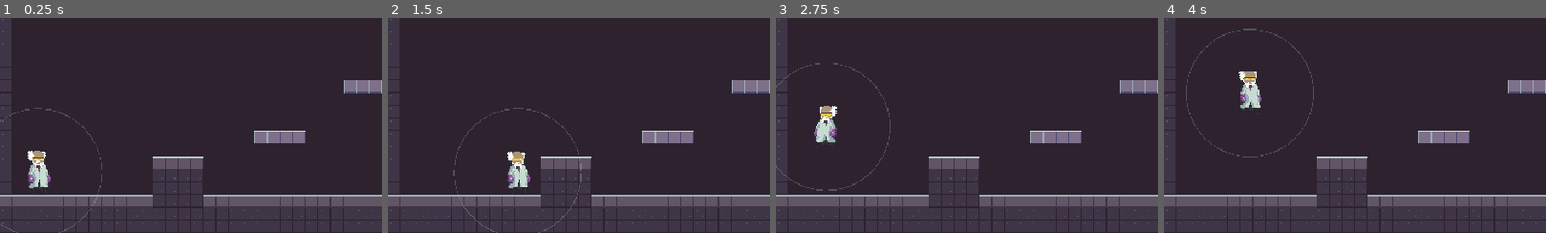
Above: before the commit, frames 1-4 (left to right).
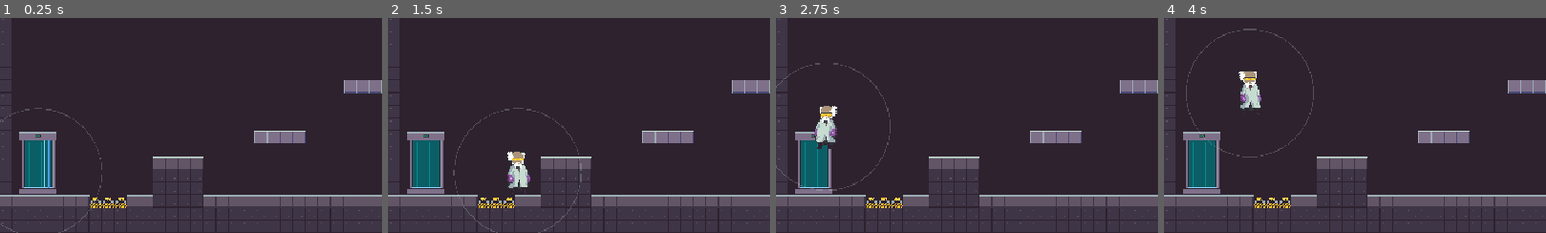
Above: after the commit, the same moments.

Repository: Nidrakon/game-off-2026
Game: Godot game, scene res://scenes/test/test_level.tscn
Same seed, same stepped clock (60 frames per second), same inputs: the game is played once before the commit and once after it.
Inputs (mouse positions are % of the whole screen's width and height, from its top left):
- Up to frame 1 (0.25 s): no input
- Up to frame 2 (1.5 s): move the mouse to (72, 45) at 0.52 s; hold D (move_right) 0.53-1.25 s; hold Space (jump) 0.53-1.25 s; click (72, 45) at 0.67 s; drag from (30, 55) to (45, 70) at 1.27 s
- Up to frame 3 (2.75 s): move the mouse to (60, 28) at 2.02 s; hold A (move_left) from 2.03 s (still down); hold Space (jump) from 2.03 s (still down)
- Up to frame 4 (4 s): release A (move_left) at 2.75 s; release Space (jump) at 2.75 s; drag from (45, 70) to (20, 35) at 2.77 s; move the mouse to (80, 65) at 3.52 s; hold D (move_right) from 3.53 s (still down); hold Space (jump) from 3.53 s (still down)
The pictures show only the part of the screen within x 0-50%, y 50-100%; the shares and areas given below are measured in that part.

The runs differ from the first frame. In frame 1, 3.0% of the frame differs, in the area x 5-34%, y 52-89%; in frame 2, 3.0%; in frame 3, 2.7%; in frame 4, 3.0%.

Commit message:
Step 7: Death, clone station and electric floor hazard (v0.13)
Co-Authored-By: Claude Opus 5.5 <noreply@anthropic.com>

Diff:
--- /dev/null
+++ b/scenes/objects/clone_station.tscn
@@ -0,0 +1,12 @@
+[gd_scene load_steps=3 format=3]
+
+[ext_resource type="Script" path="res://scripts/objects/clone_station.gd" id="1_script"]
+[ext_resource type="Texture2D" path="res://graphics/sprites/objects/object_clone_station_placeholder.png" id="2_texture"]
+
+[node name="CloneStation" type="Node2D"]
+script = ExtResource("1_script")
+
+[node name="Sprite" type="Sprite2D" parent="."]
+show_behind_parent = true
+texture = ExtResource("2_texture")
+offset = Vector2(0, -40)
--- /dev/null
+++ b/scenes/objects/electric_floor.tscn
@@ -0,0 +1,9 @@
+[gd_scene load_steps=2 format=3]
+
+[ext_resource type="Script" path="res://scripts/objects/electric_floor.gd" id="1_script"]
+
+[node name="ElectricFloor" type="Area2D"]
+collision_layer = 0
+collision_mask = 2
+monitorable = false
+script = ExtResource("1_script")
--- a/scenes/test/test_level.tscn
+++ b/scenes/test/test_level.tscn
@@ -6,16 +6,21 @@
 [ext_resource type="PackedScene" path="res://scenes/objects/light_barrier.tscn" id="3_mr7is"]
 [ext_resource type="PackedScene" path="res://scenes/objects/flying_platform.tscn" id="4_rk3gu"]
 [ext_resource type="PackedScene" path="res://scenes/ui/time_stage_indicator.tscn" id="8_indic"]
+[ext_resource type="PackedScene" path="res://scenes/objects/clone_station.tscn" id="10_clone"]
+[ext_resource type="PackedScene" path="res://scenes/objects/electric_floor.tscn" id="11_elec"]
 [ext_resource type="PackedScene" path="res://scenes/ui/time_shifter_panel.tscn" id="9_panel"]
 
 [node name="TestLevel" type="Node2D" unique_id=442466204]
 
 [node name="Ground" type="TileMapLayer" parent="." unique_id=1155629282]
-tile_map_data = PackedByteArray("AAAAAB8AAAAAAAAAAAAAACAAAAA …(274 unchanged characters)… AAAAAAGACAAAAABAAAAAAAGACEAAAABAAAAAAAHAB8AAAAAAAAAAAAHACAAAAABAAAAAAAHACEAAAABAAAAAAAIAB8AAAAAAAAAAAAIACAAAAABAAAAAAAIACEAAAABAAAAAAAJAB8AAAAAAAAAAAAJACAAAAABAAAAAAAJACEAAAABAAAAAAAK …(4866 unchanged characters)…
+tile_map_data = PackedByteArray("AAAAAB8AAAAAAAAAAAAAACAAAAA …(274 unchanged characters)… AAAAAAGACAAAAABAAAAAAAGACEAAAABAAAAAAAHACAAAAABAAAAAAAHACEAAAABAAAAAAAIACAAAAABAAAAAAAIACEAAAABAAAAAAAJACAAAAABAAAAAAAJACEAAAABAAAAAAAK …(4866 unchanged characters)…
 tile_set = ExtResource("1_euepx")
 
-[node name="PlayerSpawn" type="Marker2D" parent="." unique_id=493022571]
+[node name="CloneStation" parent="." instance=ExtResource("10_clone")]
 position = Vector2(48, 496)
+
+[node name="ElectricFloor" parent="." instance=ExtResource("11_elec")]
+position = Vector2(112, 496)
 
 [node name="FlyingPlatformHorizontal" parent="." unique_id=874822513 instance=ExtResource("4_rk3gu")]
 position = Vector2(720, 416)
--- a/scripts/camera/level_camera.gd
+++ b/scripts/camera/level_camera.gd
@@ -11,3 +11,11 @@
 func _physics_process(_delta: float) -> void:
 	if target:
 		global_position = target.global_position + offset_to_target
+
+
+## Kamera sofort aufs Ziel setzen, ohne weich hinzugleiten (z. B. beim
+## Levelstart an der Klonstation).
+func snap_to_target() -> void:
+	if target:
+		global_position = target.global_position + offset_to_target
+		reset_smoothing()
--- /dev/null
+++ b/scripts/objects/clone_station.gd
@@ -0,0 +1,58 @@
+extends Node2D
+## Klonstation (Doku 2.6): Checkpoint am Anfang jedes Levels. Beim Levelstart
+## erscheint der Professor hier mit einem kurzen Strahl. Stirbt er, wird nach
+## kurzer Wartezeit das Level neu geladen und er erscheint wieder hier.
+## Der Node liegt am Boden in der Mitte der Station (dort stehen die Fuesse).
+
+## Dauer des Erscheinens; so lange kann der Professor sich nicht bewegen (Sekunden).
+@export var spawn_time := 0.5
+## Wartezeit zwischen Tod und Neustart des Levels (Sekunden).
+@export var restart_delay := 0.7
+
+## Farben des Klon-Strahls (Palette).
+const BEAM_COLORS := [Color("8fd3ff"), Color("ffffff"), Color("4d9be6")]
+## Innenraum der Station relativ zum Node (fuer den Strahl).
+const BEAM_RECT := Rect2(-17, -68, 34, 60)
+
+var _beam_left := 0.0
+
+
+func _ready() -> void:
+	# Erst nach dem Aufbau des ganzen Levels, damit der Professor sicher da ist.
+	_spawn_professor.call_deferred()
+
+
+func _spawn_professor() -> void:
+	var professor := get_tree().get_first_node_in_group("player") as Node2D
+	if professor == null:
+		push_warning("Klonstation: kein Professor (Gruppe 'player') im Level.")
+		return
+	professor.global_position = global_position
+	professor.play_spawn(spawn_time)
+	professor.died.connect(_on_professor_died)
+	_beam_left = spawn_time
+	# Kamera sofort auf den Professor setzen statt hinzugleiten.
+	var camera := get_viewport().get_camera_2d()
+	if camera and camera.has_method("snap_to_target"):
+		camera.snap_to_target()
+
+
+func _process(delta: float) -> void:
+	if _beam_left > 0.0:
+		_beam_left -= delta
+		queue_redraw()
+
+
+func _on_professor_died() -> void:
+	await get_tree().create_timer(restart_delay).timeout
+	get_tree().reload_current_scene()
+
+
+func _draw() -> void:
+	if _beam_left <= 0.0:
+		return
+	# Klon-Strahl: flackernde senkrechte Linien im Innenraum.
+	for x in range(int(BEAM_RECT.position.x), int(BEAM_RECT.end.x), 3):
+		if randf() < 0.6:
+			var color: Color = BEAM_COLORS[randi() % BEAM_COLORS.size()]
+			draw_line(Vector2(x, BEAM_RECT.position.y), Vector2(x, BEAM_RECT.end.y), color, 1.0)
--- /dev/null
+++ b/scripts/objects/electric_floor.gd
@@ -0,0 +1,56 @@
+@tool
+extends Hazard
+## Starkstrom-Bodenplatte: Reihe aus Platten mit knisternden Funken. Wer sie
+## beruehrt, stirbt. Wird anstelle von Boden-Tiles eingesetzt (Lueckenbreite
+## = width_tiles). Der Node liegt an der linken oberen Ecke der ersten Platte.
+## Im Editor sofort in der richtigen Breite sichtbar (@tool).
+
+const TEXTURE := preload("res://graphics/sprites/objects/object_electric_floor_placeholder.png")
+const TILE := 16
+## Wechsel zwischen den zwei Funken-Bildern (Sekunden).
+const FRAME_TIME := 0.08
+## Toedlicher Bereich: ab dieser Hoehe innerhalb der Platte (Pixel von oben).
+const DEADLY_TOP := 6
+
+## Breite in Tiles.
+@export_range(1, 64) var width_tiles := 3:
+	set(value):
+		width_tiles = value
+		_update_shape()
+		queue_redraw()
+
+var _shape: CollisionShape2D
+var _frame := 0
+var _frame_left := FRAME_TIME
+
+
+func _ready() -> void:
+	_shape = CollisionShape2D.new()
+	_shape.shape = RectangleShape2D.new()
+	add_child(_shape)
+	_update_shape()
+	super._ready()
+
+
+func _process(delta: float) -> void:
+	_frame_left -= delta
+	if _frame_left <= 0.0:
+		_frame_left += FRAME_TIME
+		# Nicht immer streng abwechseln: wirkt unruhiger, wie echte Funken.
+		_frame = (_frame + 1) % 2 if randf() < 0.8 else _frame
+		queue_redraw()
+
+
+func _update_shape() -> void:
+	if _shape == null:
+		return
+	var rect := _shape.shape as RectangleShape2D
+	rect.size = Vector2(width_tiles * TILE, TILE - DEADLY_TOP)
+	_shape.position = Vector2(width_tiles * TILE * 0.5, DEADLY_TOP + (TILE - DEADLY_TOP) * 0.5)
+
+
+func _draw() -> void:
+	for i in width_tiles:
+		# Jede Platte startet versetzt, damit die Funken nicht im Gleichtakt springen.
+		var frame := (_frame + i) % 2
+		draw_texture_rect_region(TEXTURE, Rect2(i * TILE, 0, TILE, TILE), Rect2(0, frame * TILE, TILE, TILE))
--- /dev/null
+++ b/scripts/objects/hazard.gd
@@ -0,0 +1,18 @@
+class_name Hazard
+extends Area2D
+## Baustein "toedlich bei Beruehrung": Beruehrt der Professor diese Flaeche,
+## stirbt er. Grundlage fuer alle Gefahren (Starkstrom, spaeter Projektile,
+## Pendel usw.). Die Form kommt von einer CollisionShape2D als Kind oder wird
+## von abgeleiteten Skripten im Code erzeugt.
+## Erkennt Ebene 2 "player" (collision_mask), liegt selbst auf keiner Ebene.
+
+
+func _ready() -> void:
+	if Engine.is_editor_hint():
+		return
+	body_entered.connect(_on_body_entered)
+
+
+func _on_body_entered(body: Node2D) -> void:
+	if body.has_method("die"):
+		body.die()
--- a/scripts/player/professor.gd
+++ b/scripts/player/professor.gd
@@ -1,20 +1,80 @@
 extends CharacterBody2D
-## Die Spielfigur: Laufen und Springen.
+## Die Spielfigur: Laufen, Springen, Sterben und Erscheinen.
 ## Alle Zahlenwerte kommen aus der Datendatei (MovementSettings), nicht aus
-## dem Code.
+## dem Code. Liegt in der Gruppe "player", damit Klonstation und andere
+## Objekte ihn finden.
+
+## Wird gesendet, wenn der Professor stirbt (die Klonstation startet dann neu).
+signal died
 
 ## Bewegungswerte (data/professor_movement.tres).
 @export var settings: MovementSettings
+
+## Wie schnell das Bild beim Sterben und Erscheinen flackert (Sekunden je Wechsel).
+const FLICKER_STEP := 0.05
+## Dauer des Flackerns beim Sterben (Sekunden), danach ist er verschwunden.
+const DEATH_FLICKER_TIME := 0.5
+
+## true, sobald der Professor tot ist; dann reagiert er auf nichts mehr.
+var is_dead := false
 
 # Restzeit, in der nach dem Verlassen einer Kante noch gesprungen werden darf.
 var _coyote_timer := 0.0
 # Restzeit, in der ein zu frueh gedrueckter Sprung noch ausgefuehrt wird.
 var _jump_buffer_timer := 0.0
 
+# Restzeit, in der die Steuerung gesperrt ist (beim Erscheinen).
+var _controls_locked := 0.0
+# Restzeit des Flackerns und Zeit bis zum naechsten Wechsel.
+var _flicker_left := 0.0
+var _flicker_step_left := 0.0
+
 @onready var _sprite: AnimatedSprite2D = $Sprite
 
 
+func _ready() -> void:
+	add_to_group("player")
+
+
+## Toedlich getroffen: Bewegung stoppt, das Bild flackert und verschwindet.
+func die() -> void:
+	if is_dead:
+		return
+	is_dead = true
+	velocity = Vector2.ZERO
+	_start_flicker(DEATH_FLICKER_TIME)
+	died.emit()
+
+
+## Erscheinen in der Klonstation: kurz flackern, Steuerung so lange gesperrt.
+func play_spawn(duration: float) -> void:
+	velocity = Vector2.ZERO
+	_controls_locked = duration
+	_start_flicker(duration)
+
+
+func _process(delta: float) -> void:
+	if _flicker_left <= 0.0:
+		return
+	_flicker_left -= delta
+	_flicker_step_left -= delta
+	if _flicker_step_left <= 0.0:
+		_flicker_step_left = FLICKER_STEP
+		_sprite.visible = not _sprite.visible
+	if _flicker_left <= 0.0:
+		# Ende: beim Sterben verschwunden, beim Erscheinen sichtbar.
+		_sprite.visible = not is_dead
+
+
+func _start_flicker(duration: float) -> void:
+	_flicker_left = duration
+	_flicker_step_left = FLICKER_STEP
+
+
 func _physics_process(delta: float) -> void:
+	if is_dead:
+		return
+	_controls_locked = maxf(_controls_locked - delta, 0.0)
 	_update_timers(delta)
 	_apply_gravity(delta)
 	_apply_horizontal_movement(delta)
@@ -29,7 +89,7 @@
 	else:
 		_coyote_timer = maxf(_coyote_timer - delta, 0.0)
 
-	if Input.is_action_just_pressed("jump"):
+	if _controls_enabled() and Input.is_action_just_pressed("jump"):
 		_jump_buffer_timer = settings.jump_buffer_time
 	else:
 		_jump_buffer_timer = maxf(_jump_buffer_timer - delta, 0.0)
@@ -46,7 +106,9 @@
 
 
 func _apply_horizontal_movement(delta: float) -> void:
-	var direction := Input.get_axis("move_left", "move_right")
+	var direction := 0.0
+	if _controls_enabled():
+		direction = Input.get_axis("move_left", "move_right")
 	var target_speed := direction * settings.run_speed
 
 	var rate: float
@@ -71,9 +133,13 @@
 		_jump_buffer_timer = 0.0
 		_coyote_timer = 0.0
 		# Gepufferter Sprung, Taste aber schon wieder losgelassen: kleiner Sprung.
-		if not Input.is_action_pressed("jump"):
+		if not (_controls_enabled() and Input.is_action_pressed("jump")):
 			velocity.y *= settings.jump_release_multiplier
 
 	# Taste beim Steigen losgelassen: Sprung abkuerzen (kleiner Sprung).
-	if Input.is_action_just_released("jump") and velocity.y < 0.0:
+	if _controls_enabled() and Input.is_action_just_released("jump") and velocity.y < 0.0:
 		velocity.y *= settings.jump_release_multiplier
+
+
+func _controls_enabled() -> bool:
+	return _controls_locked <= 0.0
Binary file added: graphics/source/object_clone_station_placeholder.aseprite
Binary file added: graphics/source/object_electric_floor_placeholder.aseprite
Binary file added: graphics/sprites/objects/object_clone_station_placeholder.png
Not shown, added: graphics/sprites/objects/object_clone_station_placeholder.png.import
Binary file added: graphics/sprites/objects/object_electric_floor_placeholder.png
Not shown, added: graphics/sprites/objects/object_electric_floor_placeholder.png.import
Not shown, added: scripts/objects/clone_station.gd.uid
Not shown, added: scripts/objects/electric_floor.gd.uid
Not shown, added: scripts/objects/hazard.gd.uid
Not shown, changed: projektdokumentation.md
Not shown, changed: versionsprotokoll.md
